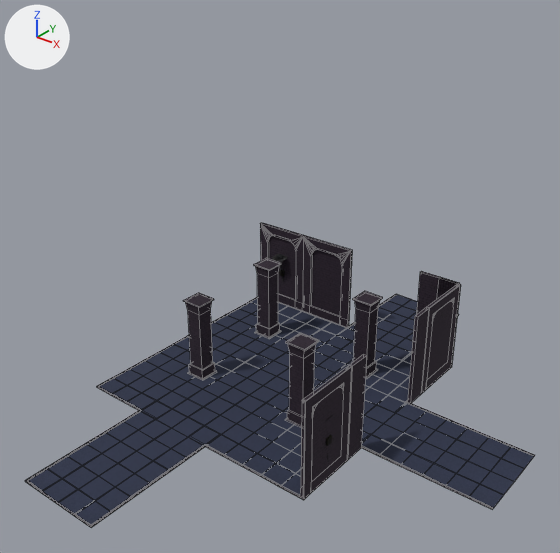
Renders of the Blender file scenes/rooms/entrance_rooms/room03/room03.blend from each side of a commit.
Before and after are seen from a 50 mm camera at (39.6, -50.0, 41.1) aimed at (3.6, -5.0, 13.3). The axes (+X, +Y, +Z) are drawn at upper left. The lights are the same throughout. Mesh edges are drawn as thin lines on the coarser meshes.

Script lines for the objects in view, before the commit:
```python
me_cube_005 = bpy.data.meshes.new('Cube.005')
me_cube_005.from_pydata(...)  # 440 vertices, 426 faces; spans x -21.5..3.0, y -24.3..0.1, z 0.0..9.0
me_cube_005.materials.append(mat_m_wall)  # picture img_t_wallbricks_png_002
me_cube_008 = bpy.data.meshes.new('Cube.008')
me_cube_008.from_pydata(...)  # 2361 vertices, 1826 faces, 2 loose edges; spans x -23.0..13.0, y -33.0..13.0, z 0.0..0.1
# faces by material slot: [688, 1138]
me_cube_008.materials.append(mat_m_chao)  # picture img_t_ground_png
me_cube_008.materials.append(mat_m_parede)  # picture img_t_wallbricks_png_002
ob_chao_room03 = bpy.data.objects.new('chao_room03', me_cube_008)
ob_chao_room03.location = (1.0, -12.0, 0.0)
ob_chao_room03.rotation_euler = (0.0, 0.0, -3.142)  # degrees (0, 0, -180)
ob_paredes_room03 = bpy.data.objects.new('paredes_room03', me_cube_005)
ob_paredes_room03.location = (12.25, -10.0, 0.0)
ob_paredes_room03.rotation_euler = (0.0, 0.0, -1.571)  # degrees (0, 0, -90)
ob_paredes_room03.scale = (0.993, 1.0, 1.0)
```
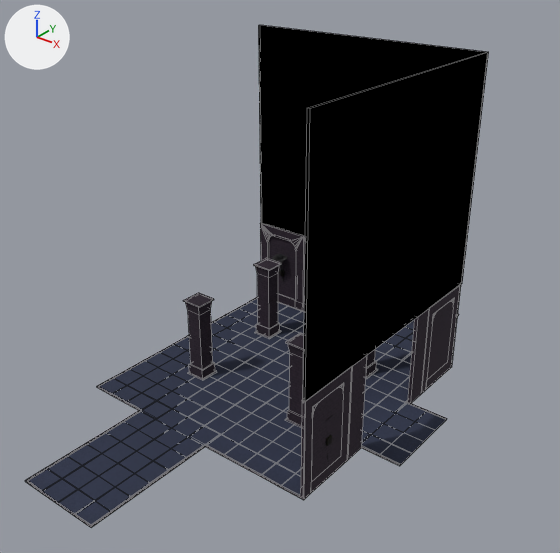
Pixel boxes (x1, y1, x2, y2) of what changed, in the pictures (560 x 553 px):
'Cube', added (black)
    after: (258, 25, 489, 402)
'chao_room03', reshaped (15% narrower)
    before: (25, 294, 535, 528)
    after: (25, 297, 459, 528)
part 1 of me_cube_008, deleted
    before: (422, 427, 535, 510)
part 2 of me_cube_008, cut back
    before: (400, 419, 467, 476)

Patch to the scene script:
```diff
--- a/scenes/rooms/entrance_rooms/room03/room03.blend.py
+++ b/scenes/rooms/entrance_rooms/room03/room03.blend.py
@@ mat_material @@
+mat_material = principled_material('Material')
+mat_material.base_color = (0.0, 0.0, 0.0)  # black #000000
+mat_material.roughness = 1.0
+mat_material.specular_ior_level = 0.0
@@ me_cube_008 @@
 # used by ob_chao_room03; location = (1.0, -12.0, 0.0); rotation_euler = (0.0, 0.0, -3.142), in degrees (0, 0, -180)
-me_cube_008.from_pydata(...)  # 2361 vertices, 1826 faces, 2 loose edges; spans x -23.0..13.0, y -33.0..13.0, z 0.0..0.1
+me_cube_008.from_pydata(...)  # 2193 vertices, 1682 faces, 3 loose edges; spans x -15.0..13.0, y -33.0..13.0, z 0.0..0.1
+# me_cube_008 part 1: 12 loose pieces with 144 vertices, spanning x -23.0..-17.0, y -15.0..-7.0, z 0.0..0.1, are deleted
+# me_cube_008 part 2
+# 24 vertices are removed from x -17.0, y -15.0..-7.0, z 0.0..0.1
+# 30 faces are deleted
+# 1 loose edge is added
 me_cube_008.materials.append(mat_m_chao)
@@ me_cube @@
+me_cube.from_pydata([(12.1, -23.3, -1.0), (12.1, -23.3, 20.0), (12.1, 1.0, -1.0), (12.1, 1.0, 20.0), (12.3, -23.3, -1.0), (12.3, -23.3, 20.0), (12.3, 1.0, -1.0), (12.3, 1.0, 20.0), (12.1, 0.8, -1.0), (12.1, 0.8, 20.0), (12.3, 0.8, -1.0), (12.3, 0.8, 20.0), (-12.0, 0.8, 20.0), (-12.0, 1.0, 20.0), (-12.0, 1.0, -1.0), (-12.0, 0.8, -1.0)], [], [(8, 9, 12, 15), (2, 3, 7, 6), (10, 11, 5, 4), (4, 5, 1, 0), (8, 10, 4, 0), (11, 9, 1, 5), (7, 3, 9, 11), (2, 6, 10, 8), (6, 7, 11, 10), (0, 1, 9, 8), (15, 12, 13, 14), (9, 3, 13, 12), (3, 2, 14, 13), (2, 8, 15, 14)])
+me_cube.materials.append(mat_material)  # black #000000
@@ ob_cube @@
+ob_cube = bpy.data.objects.new('Cube', me_cube)
+ob_cube.location = (0.0, 10.3, 10.0)
```
